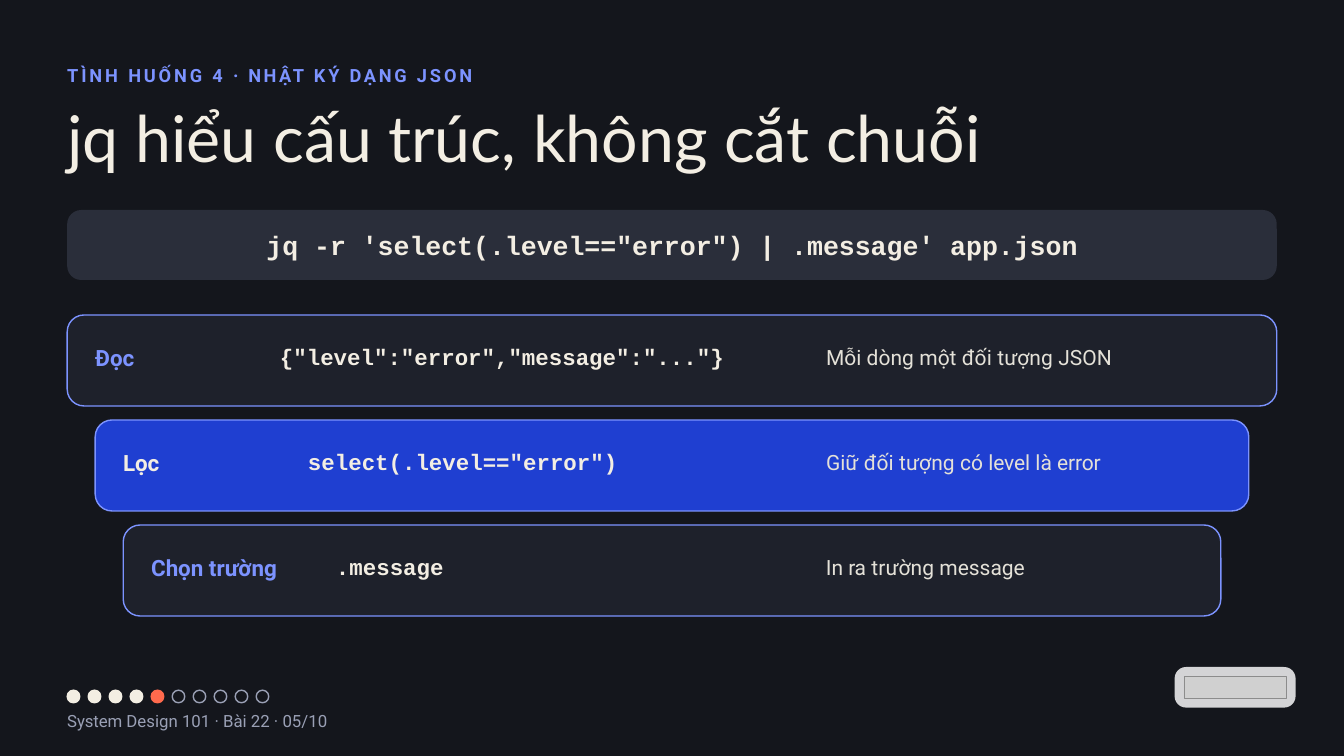
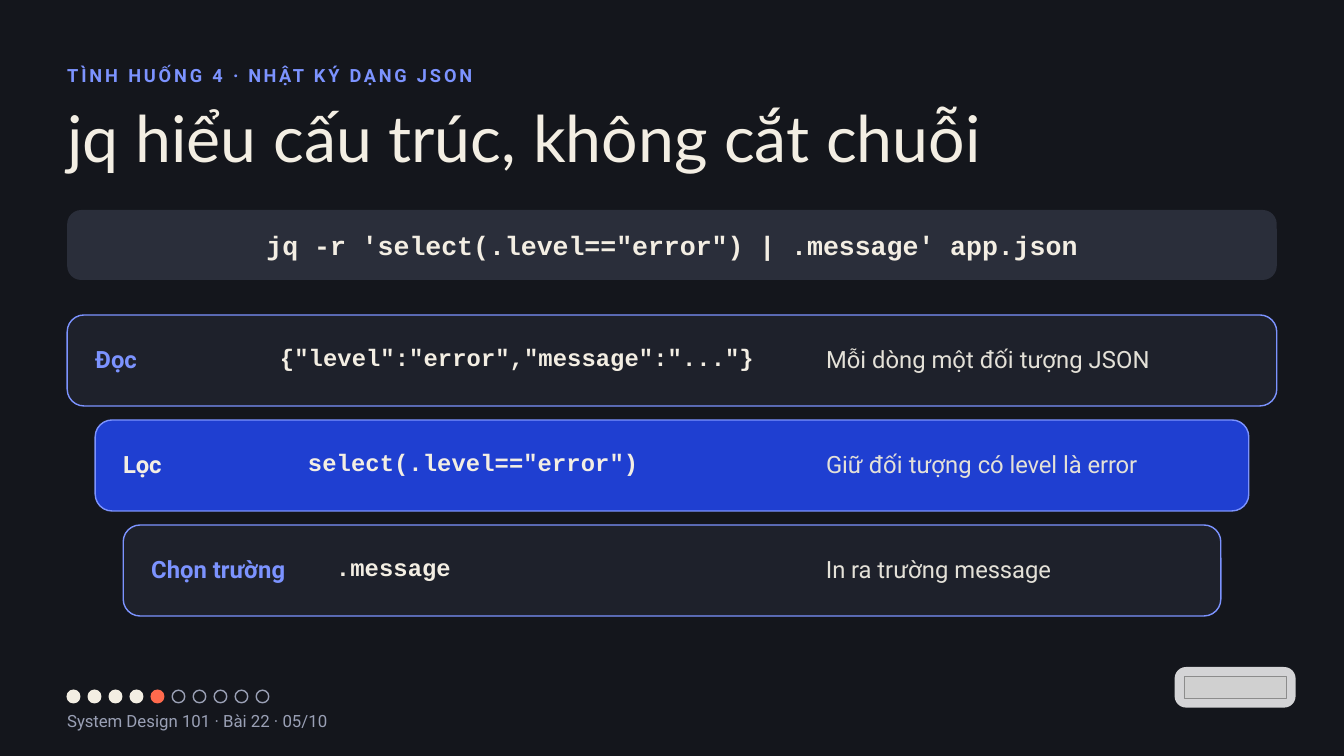
Before and after one commit to vohoailinh90/tool-marketing-studio, a slide deck: slide 5 of system-design-101/vi/lessons/sd-13-022/slides/sd-13-022.pptx. Drawn at 1344x756 pixels with LibreOffice and Linux fonts; fonts in the diff are those of the drawing; grey boxes stand for pictures. Boxes give left, top, right and bottom in pixels: in the first picture for what was removed or moved away, otherwise in the second. Text is boxed around its words. In the diff, an @@ line names an element or a change of style, - is before the commit and + after.

```diff
--- a/system-design-101/vi/lessons/sd-13-022/slides/sd-13-022.pptx
+++ b/system-design-101/vi/lessons/sd-13-022/slides/sd-13-022.pptx
@@ text "Đọc" at [95, 351, 137, 373]: size 24 to 25.5 pt, letter spacing -0.1 to 0 pt @@
@@ text "Mỗi dòng một đối tượng ..." at [826, 348, 1150, 373]: size 22.5 to 25.5 pt; letter spacing 0 to -0.1 pt in "một" @@
@@ text "Lọc" at [123, 456, 161, 478]: size 24 to 25.5 pt @@
@@ text "Giữ đối tượng có level ..." at [826, 453, 1138, 478]: size 22.5 to 25.5 pt; letter spacing 0.1 to 0 pt in "có" @@
@@ text "Chọn trường" at [151, 560, 285, 583]: size 24 to 25.5 pt @@
@@ size 24 to 25.5 pt, letter spacing 0 to 0.1 pt in 3 elements at [280, 349, 754, 371], [308, 454, 638, 476], [336, 563, 451, 581] @@
@@ text "In ra trường message" at [826, 560, 1051, 583]: size 22.5 to 25.5 pt @@
```
Also in this commit, not shown: 4 other slides changed, 4 other files.
